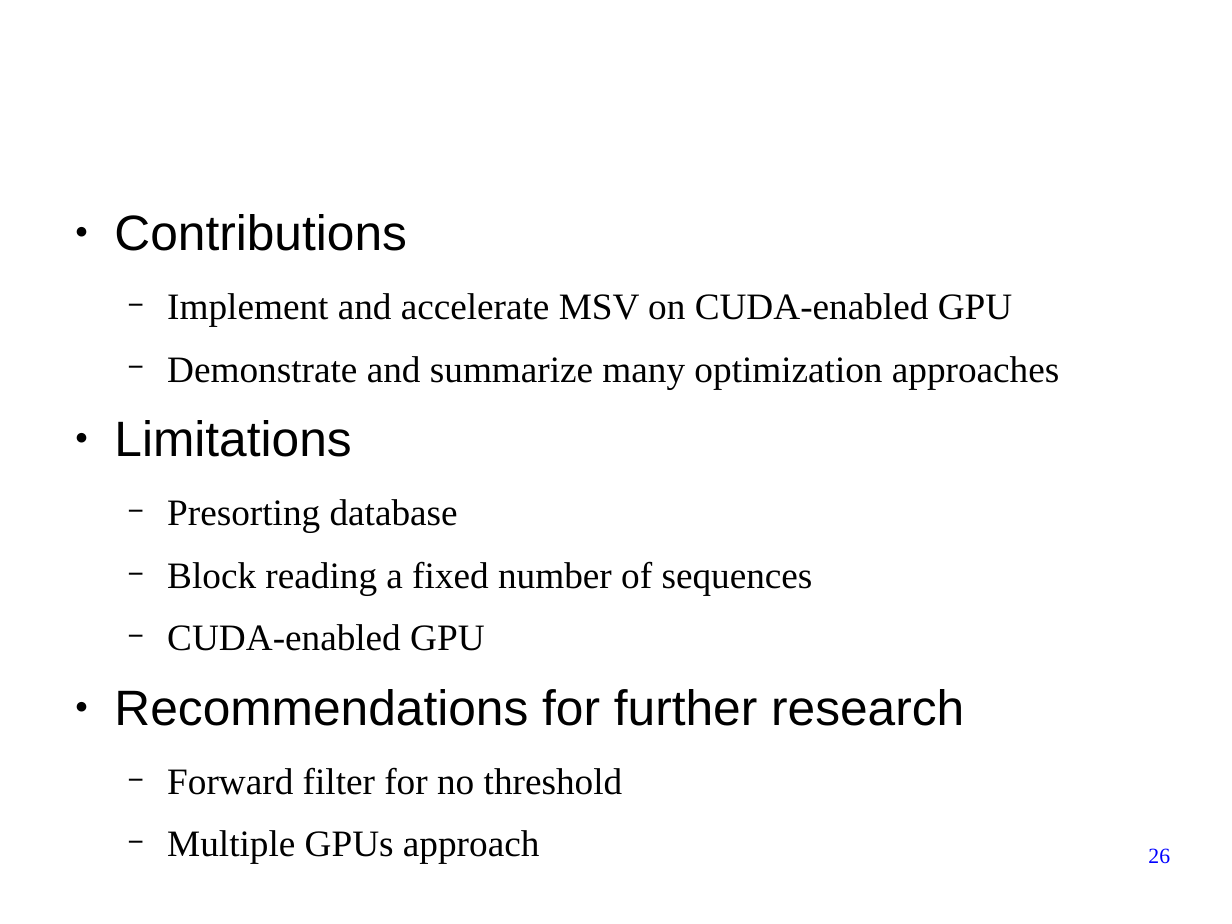
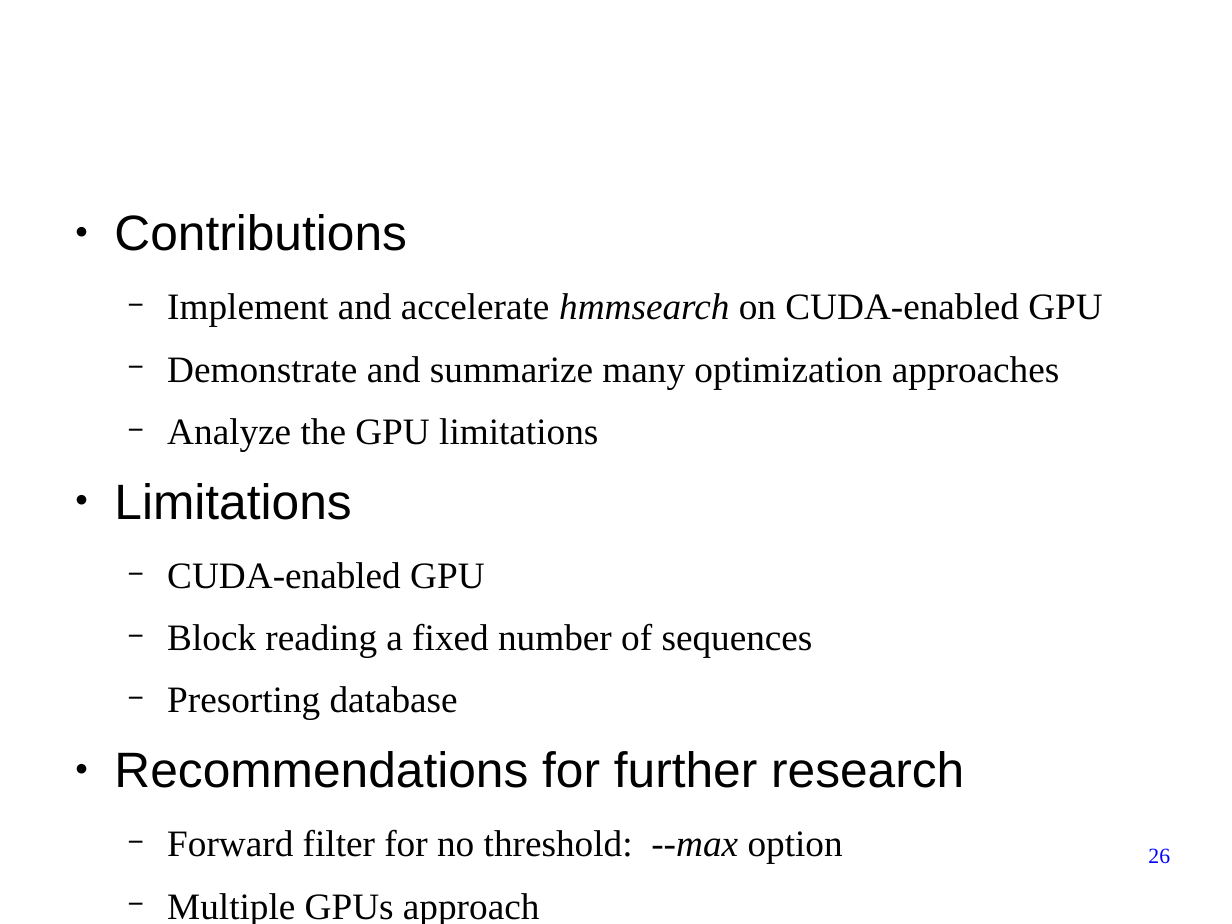
Before and after one commit to forestcheng/cudahmmsearch, a slide deck: slide 26 of thesis/thesisDefense.odp. Drawn at 1232x924 pixels with LibreOffice and Linux fonts; fonts in the diff are those of the drawing; background and template pictures are left out. Boxes give left, top, right and bottom in pixels: in the first picture for what was removed or moved away, otherwise in the second. Text is boxed around its words. In the diff, an @@ line names an element or a change of style, - is before the commit and + after.

```diff
--- a/thesis/thesisDefense.odp
+++ b/thesis/thesisDefense.odp
@@ text at [167,293,1103,327]: text changed @@
-  − Implement and accelerate MSV on CUDA-enabled GPU
+  − Implement and accelerate hmmsearch on CUDA-enabled GPU
@@ text at [167,418,598,451]: paragraph added @@
+  − Analyze the GPU limitations
@@ text at [167,562,813,657]: paragraphs added @@
+  − CUDA-enabled GPU
+  − Block reading a fixed number of sequences
@@ text at [167,561,813,651]: paragraphs removed @@
-  − Block reading a fixed number of sequences
-  − CUDA-enabled GPU
@@ text at [167,829,843,864]: text changed @@
-  − Forward filter for no threshold
+  − Forward filter for no threshold: --max option
```
Also in this commit, not shown: 1 other slide changed.
